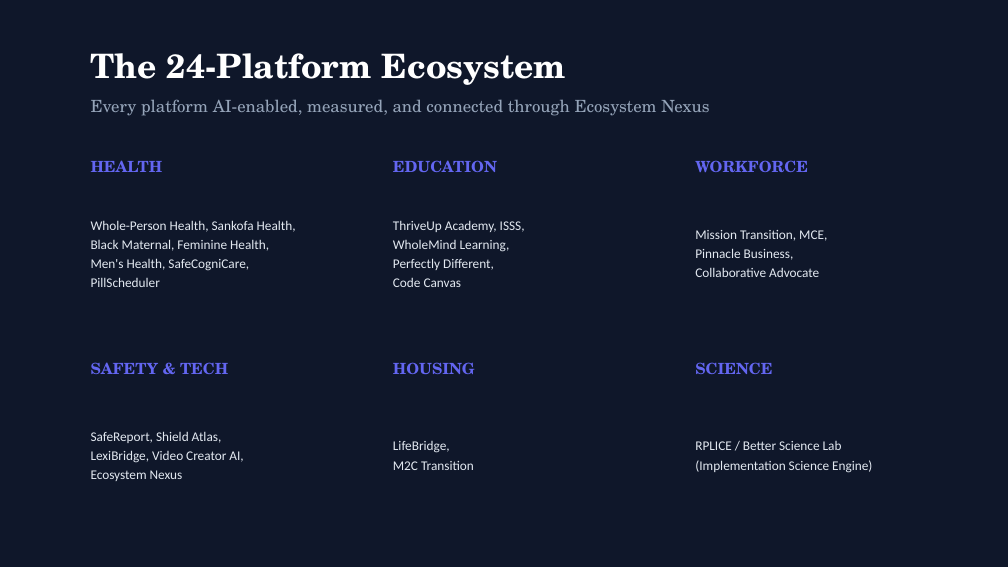
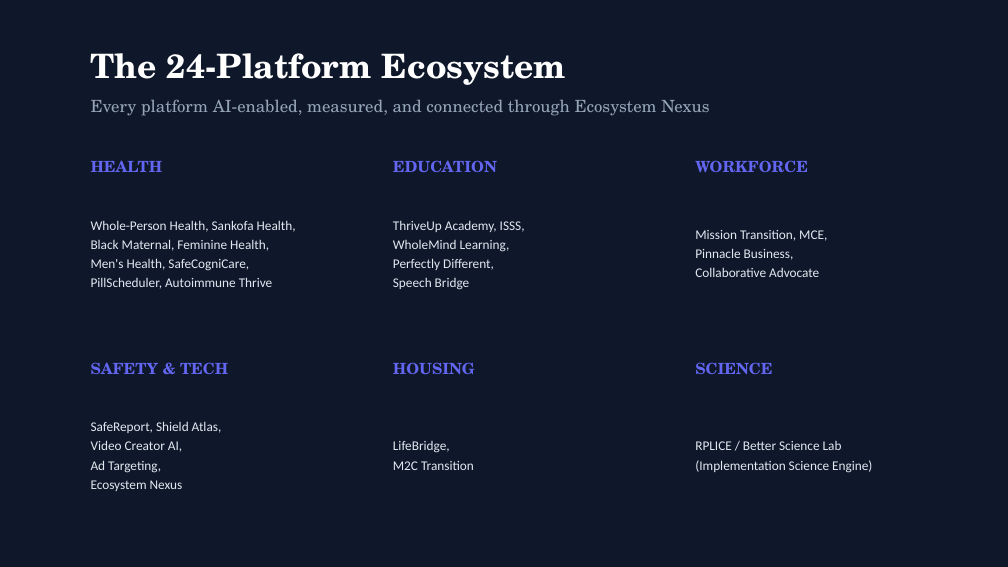
Before and after one commit to mrterryflood-ui/Thriveup, a slide deck: slide 5 of attached_assets/ThriveUp_RPLICE_MEASURE_Improved.pptx. Drawn at 1008x567 pixels with LibreOffice and Linux fonts; fonts in the diff are those of the drawing. Boxes give left, top, right and bottom in pixels: in the first picture for what was removed or moved away, otherwise in the second. Text is boxed around its words. In the diff, an @@ line names an element or a change of style, - is before the commit and + after.

```diff
--- a/attached_assets/ThriveUp_RPLICE_MEASURE_Improved.pptx
+++ b/attached_assets/ThriveUp_RPLICE_MEASURE_Improved.pptx
@@ text at (91, 277, 273, 289): text changed @@
-PillScheduler
+PillScheduler, Autoimmune Thrive
@@ text at (393, 278, 470, 290): text changed @@
-Code Canvas
+Speech Bridge
@@ text at (91, 440, 182, 473): text changed @@
-LexiBridge, Video Creator AI,
+Video Creator AI,
+Ad Targeting,
```
Also in this commit, not shown: 9 other slides changed, 2 slides added, 2 slides removed, 2 other files.
